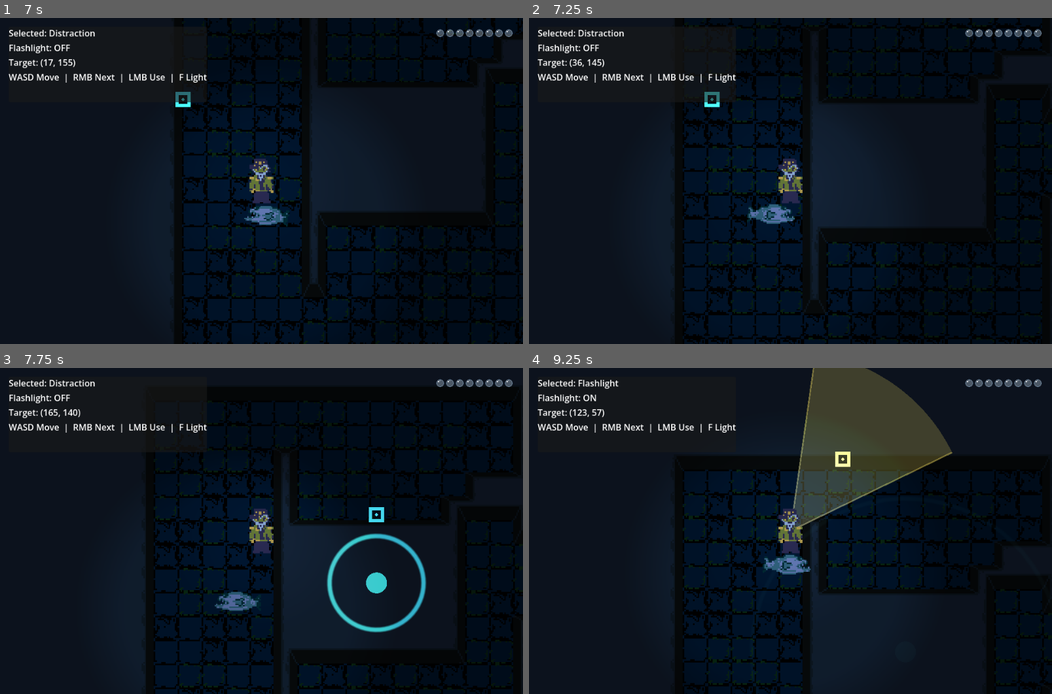
Above: before the commit, frames 1-4 (two rows, left to right).
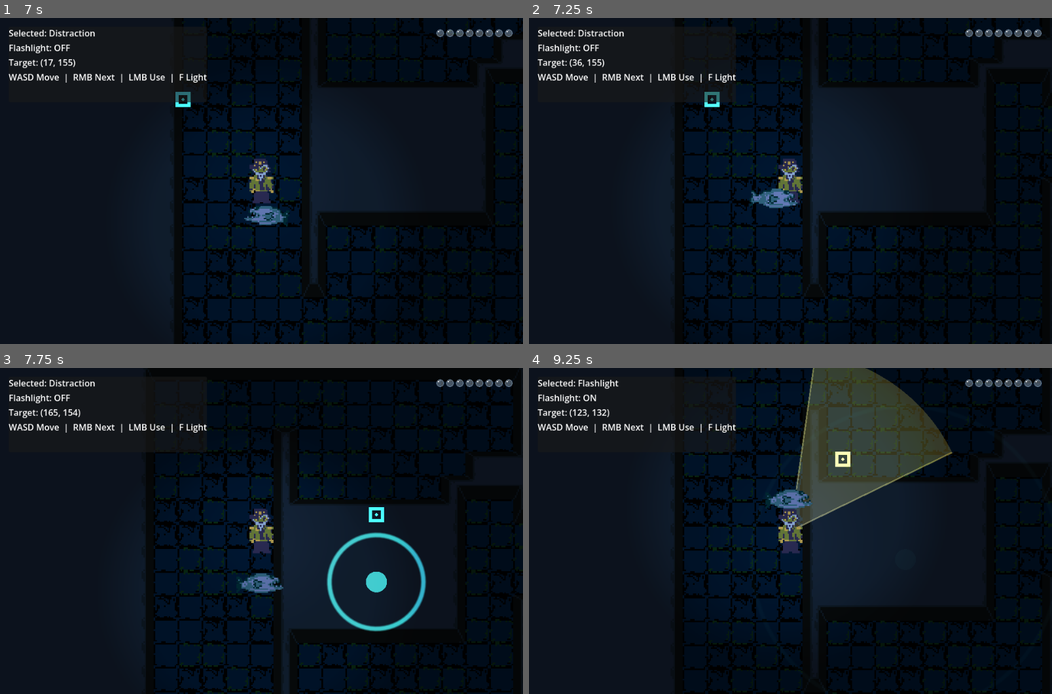
Above: after the commit, the same moments.

Repository: jablonskibrandan/GodotWild98
Game: Godot game, scene res://scenes/main_menu.tscn
Same seed, same stepped clock (60 frames per second), same inputs: the game is played once before the commit and once after it. Sound files missing from this copy of the repository are replaced by a short silence.
Inputs (mouse positions are in pixels of both pictures, inside the frame that each line leads up to):
- Up to frame 1 (7 s): click "START" at 0.5 s; tap Enter at 1.25, 5.75 s; move the mouse to (376, 164) at 1.27 s; hold D (move_right) 1.28-2.03 s; hold F (flashlight_toggle) 1.28-2.03 s; tap Space at 2 s; move the mouse to (156, 197) at 2.02 s; hold S (move_down) 2.03-2.78 s; right-click (156, 197) at 2.1 s; move the mouse to (313, 109) at 2.77 s; press the mouse at (313, 109) at 2.78 s; hold D (move_right) 2.78-3.53 s; move the mouse to (235, 246) at 3.52 s; release the mouse at (235, 246) at 3.53 s; hold W (move_up) 3.53-4.28 s; tap F (flashlight_toggle) at 3.6 s; move the mouse to (418, 229) at 4.27 s; hold Right mouse button (tool_next) 4.28-5.03 s; hold A (move_left) 4.28-5.78 s; move the mouse to (104, 132) at 5.02 s; click (104, 132) at 5.1 s; move the mouse to (287, 181) at 5.77 s; hold S (move_down) 5.78-6.53 s; hold F (flashlight_toggle) 5.78-6.53 s; move the mouse to (183, 99) at 6.52 s; hold D (move_right) from 6.53 s (still down); right-click (183, 99) at 6.6 s
- Up to frame 2 (7.25 s): keep holding D (move_right)
- Up to frame 3 (7.75 s): move the mouse to (376, 514) at 7.27 s; release D (move_right) at 7.28 s; press the mouse at (376, 514) at 7.28 s; hold W (move_up) from 7.28 s (still down)
- Up to frame 4 (9.25 s): move the mouse to (685, 547) at 8.02 s; release W (move_up) at 8.03 s; release the mouse at (685, 547) at 8.03 s; hold D (move_right) 8.03-8.78 s; tap F (flashlight_toggle) at 8.1 s; move the mouse to (842, 459) at 8.77 s; hold S (move_down) from 8.78 s (still down); hold Right mouse button (tool_next) from 8.78 s (still down)

Frame 1 is identical in both runs. In frame 2, 14% of the frame differs, in the area x 12-100%, y 0-100%; in frame 3, 13%; in frame 4, 16%.

Commit message:
monster vision blocked by hidden room openings

Diff:
--- a/project.godot
+++ b/project.godot
@@ -76,6 +76,7 @@
 2d_physics/layer_2="player"
 2d_physics/layer_3="tools"
 2d_physics/layer_4="enemies"
+2d_physics/layer_5="hidden room door"
 
 [rendering]
 
--- a/scenes/floor_one.tscn
+++ b/scenes/floor_one.tscn
@@ -3,6 +3,7 @@
 [ext_resource type="Script" uid="uid://depx2n8wea3mt" path="res://scripts/controllers/floor_controller.gd" id="1_floor"]
 [ext_resource type="Script" uid="uid://cnnns32du66xc" path="res://scripts/player/tool_manager.gd" id="2_tool_manager"]
 [ext_resource type="Script" uid="uid://d2eevr6h1pfbo" path="res://scripts/tools/flashlight_tool.gd" id="3_flashlight"]
+[ext_resource type="PackedScene" uid="uid://weoo7vtkfd4t" path="res://scenes/hidden_room_door.tscn" id="4_ap1ie"]
 [ext_resource type="Script" uid="uid://bui5rstvv5pa1" path="res://scripts/tools/distraction_tool.gd" id="4_distraction"]
 [ext_resource type="Script" uid="uid://cnjnjyw5bsp31" path="res://scripts/player/player_controller.gd" id="5_player"]
 [ext_resource type="Script" uid="uid://bur0ibmglvosm" path="res://scripts/tools/distraction_manager.gd" id="5_xmt1j"]
@@ -796,6 +797,10 @@
 collision_enabled = false
 navigation_enabled = false
 
+[node name="StaticBody2D" parent="Background" unique_id=1096912862 instance=ExtResource("4_ap1ie")]
+position = Vector2(144, 152)
+scale = Vector2(2, 1)
+
 [node name="ToolManager" type="Node2D" parent="." unique_id=1764216630]
 script = ExtResource("2_tool_manager")
 
@@ -816,16 +821,10 @@
 [node name="DistractionEffects" type="Node2D" parent="." unique_id=1987103813]
 script = ExtResource("5_xmt1j")
 
-[node name="MonsterManager" type="Node2D" parent="." unique_id=1820516849]
-script = ExtResource("10_0sur2")
-
-[node name="Monster" parent="MonsterManager" unique_id=1813013398 instance=ExtResource("7_6d0m4")]
-position = Vector2(206, 281)
-
 [node name="Player" type="CharacterBody2D" parent="." unique_id=1781135234]
 position = Vector2(50, 135)
 collision_layer = 4
-collision_mask = 11
+collision_mask = 3
 script = ExtResource("5_player")
 
 [node name="Bubble_Health" type="Node" parent="Player" unique_id=949573052]
@@ -863,9 +862,15 @@
 range_item_cull_mask = 2
 shadow_color = Color(0, 0, 0, 1)
 texture = SubResource("GradientTexture2D_qr0ht")
-offset = Vector2(0, -8)
-texture_scale = 0.25
+offset = Vector2(0, -6)
+texture_scale = 0.2
 metadata/_edit_lock_ = true
+
+[node name="MonsterManager" type="Node2D" parent="." unique_id=1820516849]
+script = ExtResource("10_0sur2")
+
+[node name="Monster" parent="MonsterManager" unique_id=1813013398 instance=ExtResource("7_6d0m4")]
+position = Vector2(206, 281)
 
 [node name="TargetCursor" type="Node2D" parent="." unique_id=1575986569]
 script = ExtResource("6_target")
--- /dev/null
+++ b/scenes/hidden_room_door.tscn
@@ -0,0 +1,11 @@
+[gd_scene format=3 uid="uid://weoo7vtkfd4t"]
+
+[sub_resource type="RectangleShape2D" id="RectangleShape2D_wd5ij"]
+size = Vector2(16, 16)
+
+[node name="StaticBody2D" type="StaticBody2D" unique_id=1096912862]
+collision_layer = 16
+collision_mask = 0
+
+[node name="CollisionShape2D" type="CollisionShape2D" parent="." unique_id=162122492]
+shape = SubResource("RectangleShape2D_wd5ij")
--- a/scripts/monsters/monster_target_finder.gd
+++ b/scripts/monsters/monster_target_finder.gd
@@ -50,7 +50,8 @@
 func has_line_of_sight(target_node: Node2D) -> bool:
 	var space_state = get_world_2d().direct_space_state
 	const environment_layer := 1
-	var collision_mask := (1 << (environment_layer-1))
+	const hidden_room_door_layer := 5
+	var collision_mask := (1 << (environment_layer-1)) + (1 << (hidden_room_door_layer-1))
 	var query = PhysicsRayQueryParameters2D.create(global_position + (facing * radius), target_node.position, collision_mask)
 	var result = space_state.intersect_ray(query)
 	var view_obstructed = result.size() > 0
